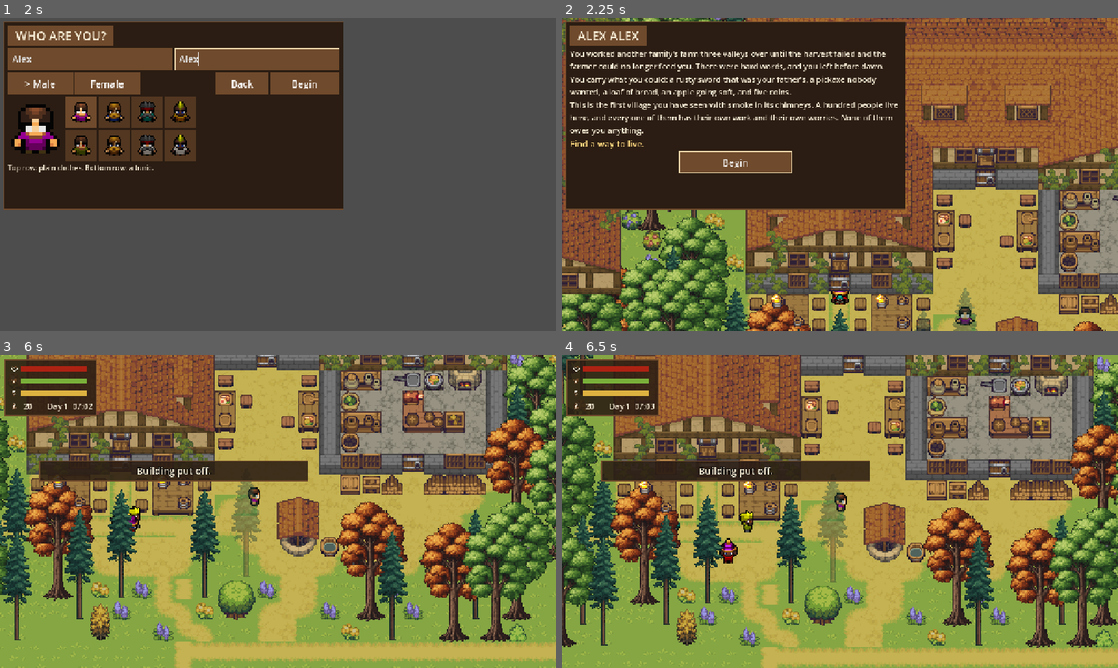
Above: before the commit, frames 1-4 (two rows, left to right).
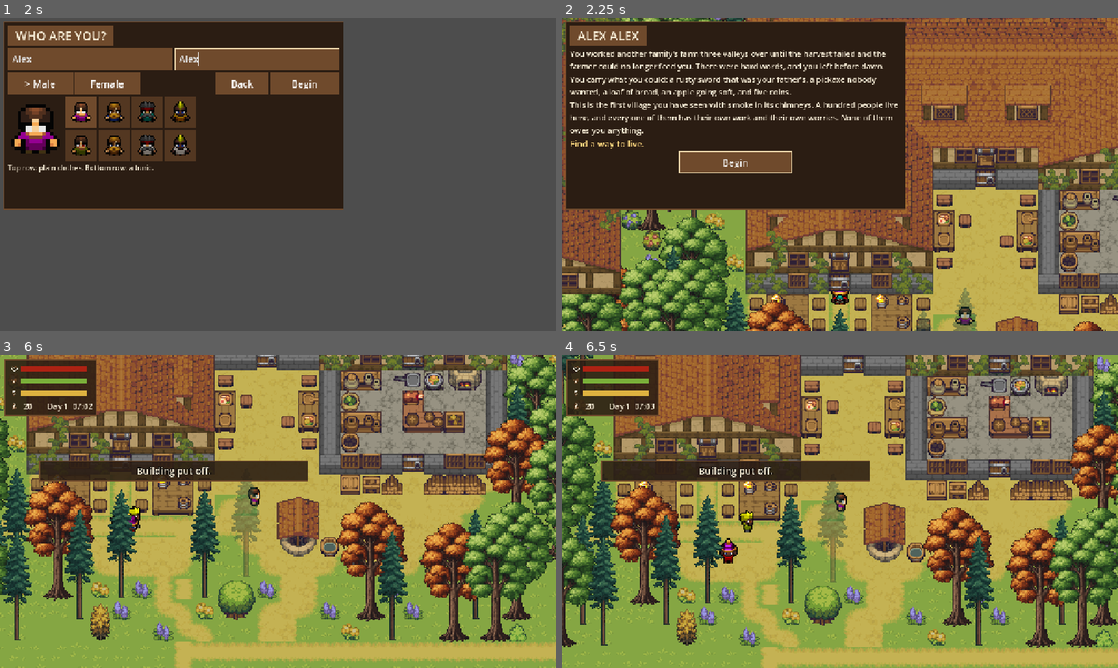
Above: after the commit, the same moments.

Repository: verbal76/My-Medieval-Life
Game: Godot game, scene res://scenes/main.tscn
Same seed, same stepped clock (60 frames per second), same inputs: the game is played once before the commit and once after it.
Inputs (mouse positions are in pixels of both pictures, inside the frame that each line leads up to):
- Up to frame 1 (2 s): click "New game" at 0.5 s; click (88, 58) at 1.27 s; type "Alex" at 1.35 s; click (255, 58) at 1.5 s; type "Alex" at 1.58 s
- Up to frame 2 (2.25 s): click "Begin" at 2 s
- Up to frame 3 (6 s): click "Begin" at 2.75 s; tap Enter (ui_accept) at 3.5, 3.77 s; move the mouse to (400, 495) at 3.52 s; hold D (move_right) 3.53-4.25 s; tap H (build) at 3.6 s; click (400, 495) at 3.67 s; tap G (gather) at 3.8 s; tap E (interact) at 4.25 s; drag from (166, 527) to (250, 574) at 4.27 s; click "Place here" at 5 s; click "Cancel" at 5.75 s
- Up to frame 4 (6.5 s): no input

Frame 1 is identical in both runs. In frame 2, less than 0.1% of the frame differs, in the area x 37-44%, y 90-99%; in frame 3, less than 0.1%; in frame 4, less than 0.1%, in the area x 14-20%, y 41-51%.

Commit message:
Draw the upper half of solid objects among the characters (B8-025)
The overlay tiles of solid cells in the non-roof above layers (an anvil's top, racks, wall tops) were drawn over every character, so someone south of an anvil had their head clipped by it. MapView now draws them in a y-sorted twin layer inside the characters' own y-sorted node, keyed by the cell's bottom edge: in front when south of the object, behind when north. Roofs, tree canopies and overlays of walkable cells (lintels, awnings) stay over everyone. Looked at from all four sides of the anvil in screenshots.

Co-Authored-By: Claude Opus 5.5 <noreply@anthropic.com>
Claude-Session: https://claude.ai/code/session_01Twyxni5CnEyE5LMG3EMiFY

Diff:
--- a/game/scripts/main.gd
+++ b/game/scripts/main.gd
@@ -698,7 +698,7 @@
 	ghost.visible = false
 	ghost.z_index = MARKER_Z
 	above.add_child(ghost)
-	view.build(map, above)
+	view.build(map, above, actors)             # overlay tiles of solid cells are drawn among the characters (B8-025)
 	_draw_village_exits()
 	tree_view.setup(world)
 	_replace_tree_tiles()
--- a/game/scripts/view/map_view.gd
+++ b/game/scripts/view/map_view.gd
@@ -12,10 +12,24 @@
 var above_layers: Array[TileMapLayer] = []   # the layers drawn over the characters, in draw order
 var animated := {}               # first tile id -> frame count
 var map: VillageMap
+var sorted_of := {}              # an "above" layer -> its twin that is drawn among the characters (B8-025), see set_tile
+var _sorted_parent: Node2D       # the y-sorted node the twins live in (the characters' own), null: no twins
+var _canopy := {}                # tile ids that are tree canopies: never sorted (CanopyFade fades them)
+const SORT_ORIGIN := 8           # a tile sorts by its cell's bottom edge (the tile's centre plus half a tile)
 
 
-func build(m: VillageMap, above_parent: Node2D) -> void:
+## `sorted_parent`: the characters' y-sorted node. With it, the overlay tiles of solid cells in the
+## non-roof "above" layers (the upper half of an anvil, a bench, a rack, a wall top) are drawn among the
+## characters by their cell's bottom edge, so someone standing south of the object is in front of it
+## and someone north of it behind it, never clipped by its upper half (Build 8 report B8-025). Roofs,
+## canopies and the overlays of cells one can walk through (a lintel, an awning) stay over everyone.
+func build(m: VillageMap, above_parent: Node2D, sorted_parent: Node2D = null) -> void:
 	map = m
+	_sorted_parent = sorted_parent
+	for pr in m.data.tiles.get("canopy", []):
+		_canopy[int(pr[0])] = true
+		_canopy[int(pr[1])] = true
+	var roofs: Array = m.data.get("roof_layers", [])
 	tileset.tile_size = Vector2i(T, T)
 	for a in m.data.atlases:
 		var src := TileSetAtlasSource.new()
@@ -34,6 +48,13 @@
 			layer.z_index = 10
 			above_parent.add_child(layer)
 			above_layers.append(layer)
+			if sorted_parent != null and not roofs.has(lay.name):
+				var twin := TileMapLayer.new()
+				twin.name = str(lay.name) + "_sorted"
+				twin.tile_set = tileset
+				twin.y_sort_enabled = true
+				sorted_parent.add_child(twin)
+				sorted_of[layer] = twin
 		else:
 			add_child(layer)
 		layers[lay.name] = layer
@@ -45,6 +66,15 @@
 
 
 func set_tile(layer: TileMapLayer, cell: Vector2i, v: int) -> void:
+	var twin: TileMapLayer = sorted_of.get(layer)
+	if twin != null:
+		if v < 0:
+			twin.erase_cell(cell)
+		elif map != null and map.is_solid(cell) and not _canopy.has(v % 100000):
+			layer.erase_cell(cell)
+			layer = twin                     # drawn among the characters, by its cell's bottom edge
+		else:
+			twin.erase_cell(cell)
 	if v < 0:
 		layer.erase_cell(cell)
 		return
@@ -54,6 +84,7 @@
 	var src := sources[atlas]
 	if not src.has_tile(coords):
 		src.create_tile(coords)
+		src.get_tile_data(coords, 0).y_sort_origin = SORT_ORIGIN
 		if animated.has(t):
 			src.set_tile_animation_columns(coords, animated[t])
 			src.set_tile_animation_frames_count(coords, animated[t])
